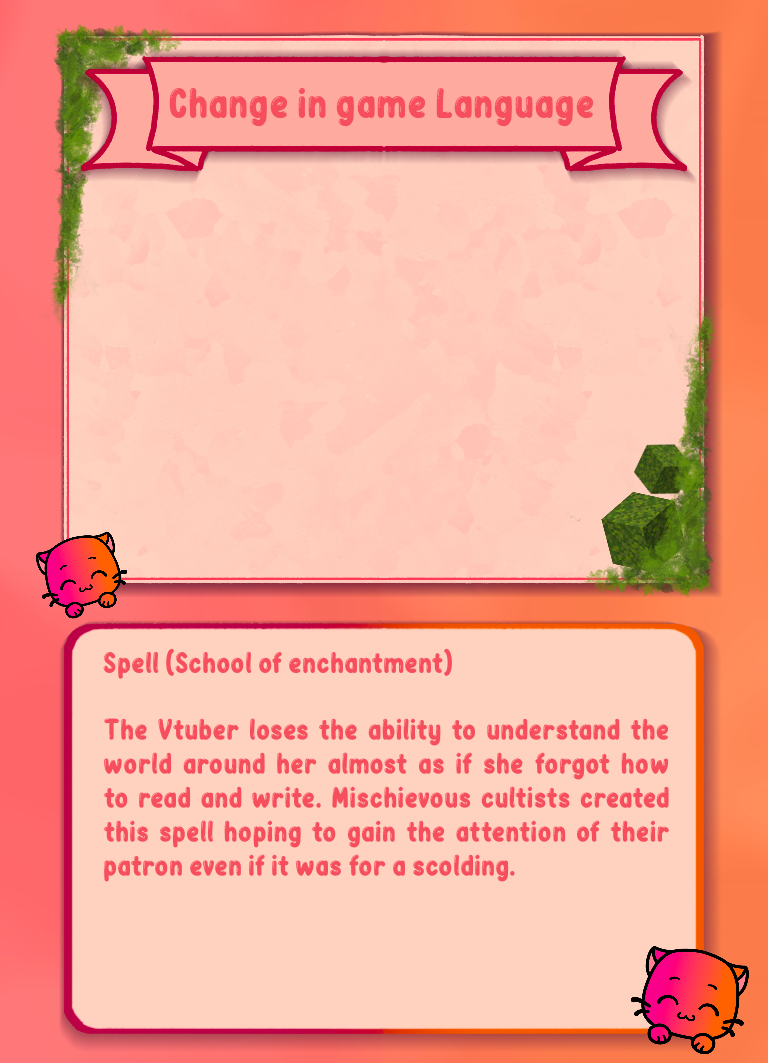
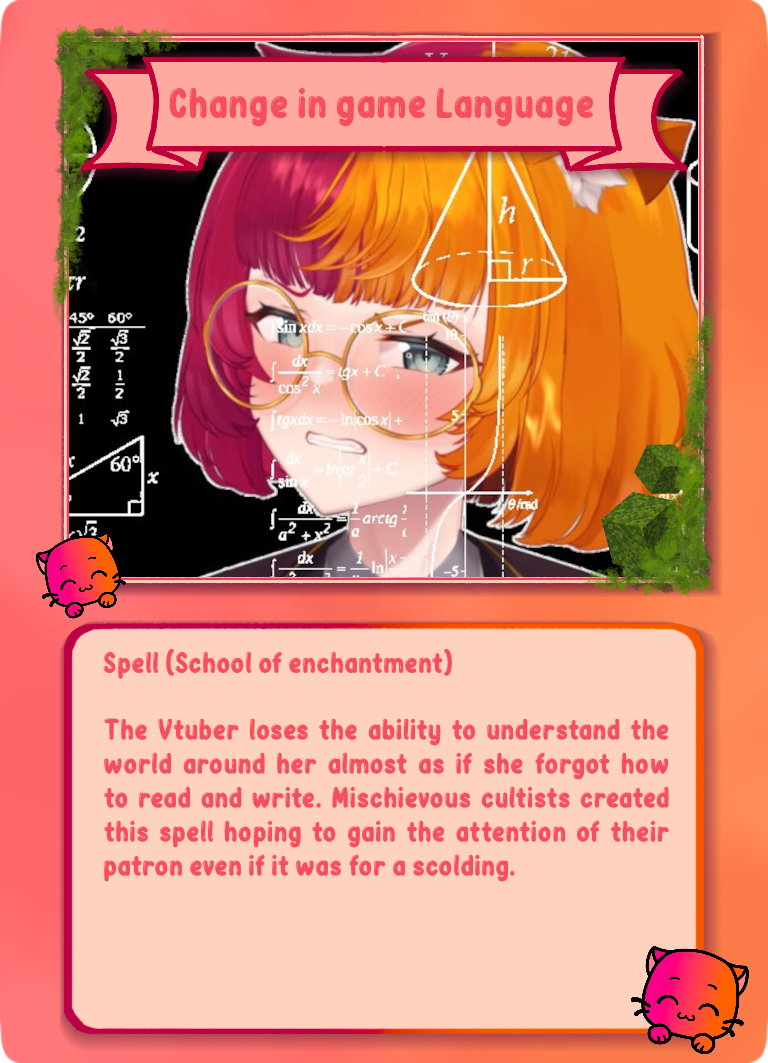
Layers edited between the first and the second 768 × 1063 image:
added layer "confused.jpg" above "change in game language.png" over (69, 42, 698, 577)
painted on "plainCardBackground.png" over (0, 0, 768, 1063)
